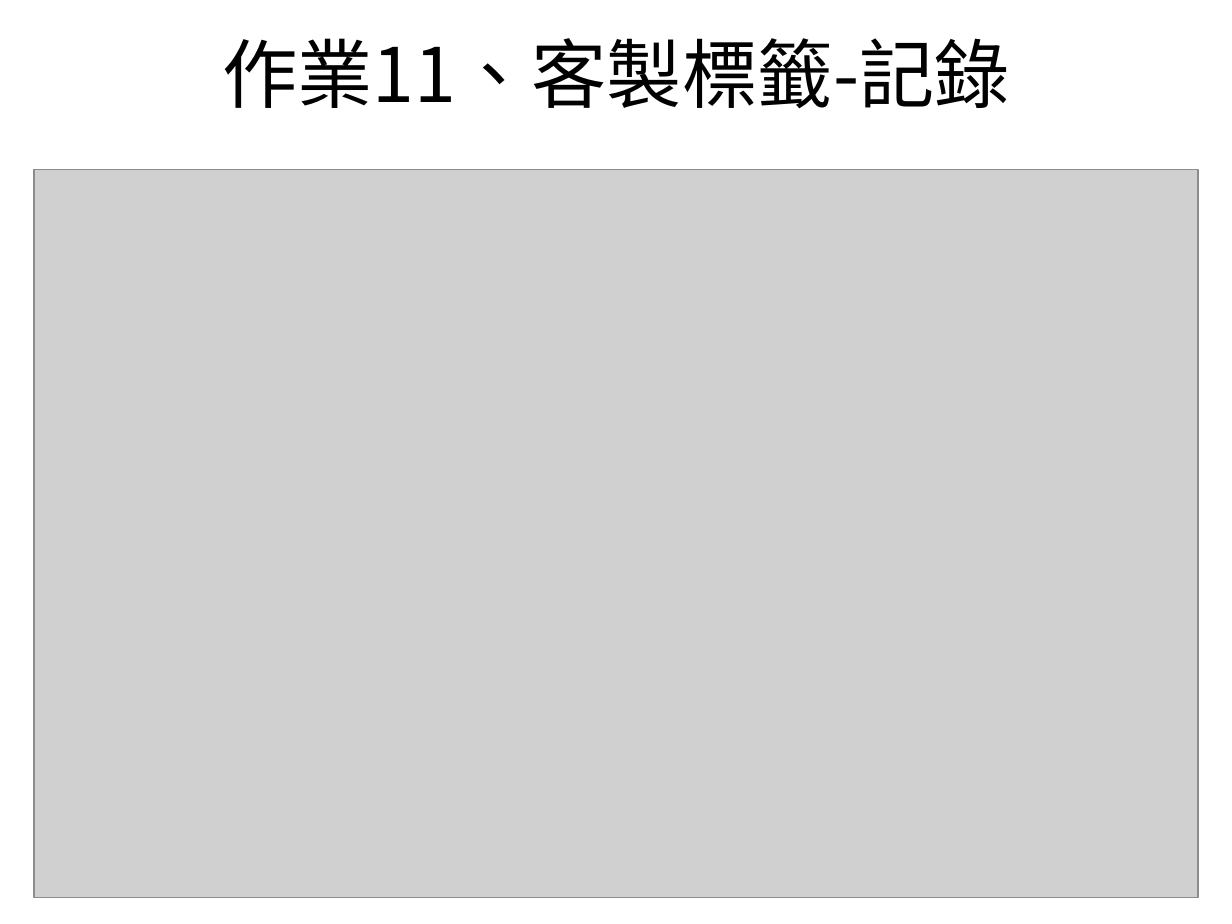
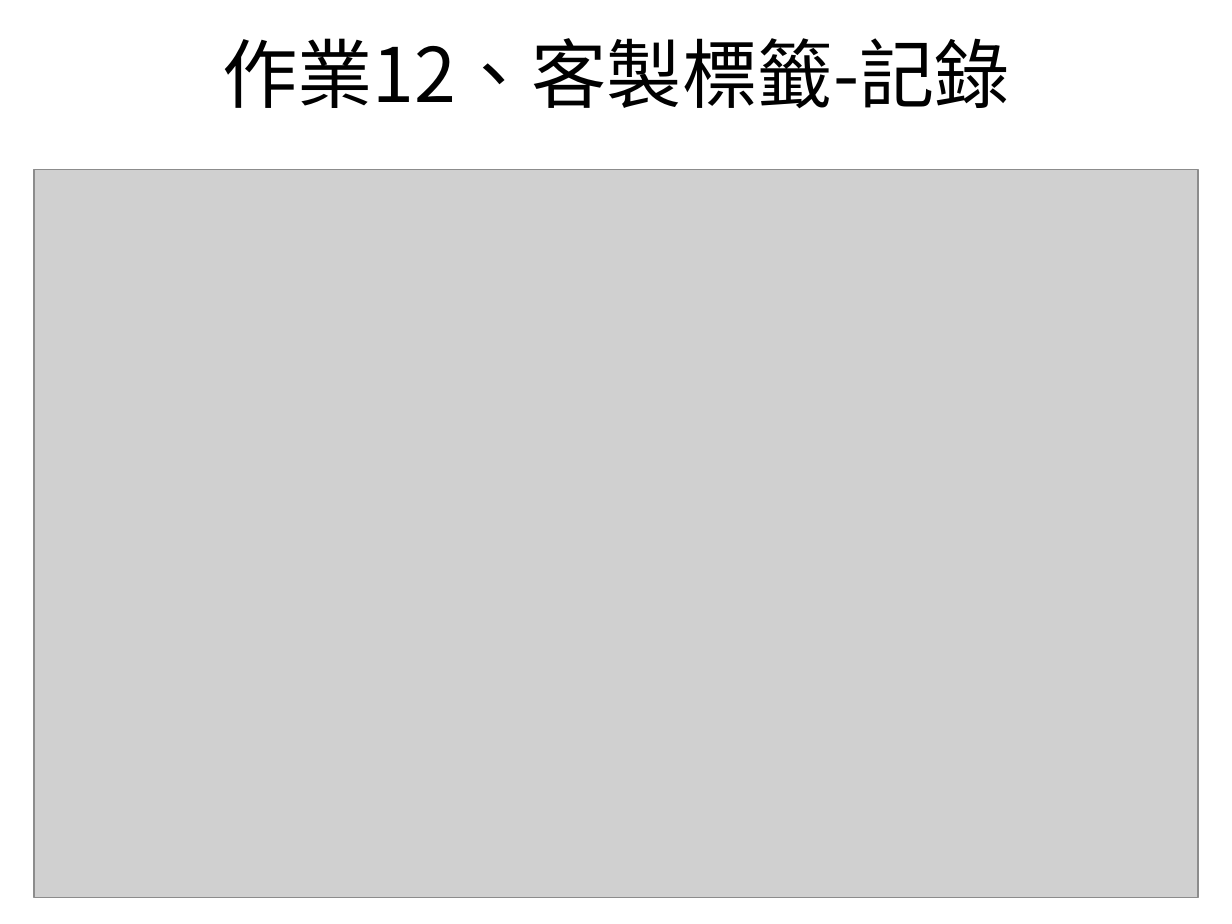
Before and after one commit to bfhaha/bfhaha.github.io, a slide deck: slide 19 of salesforce.ppt. Drawn at 1232x924 pixels with LibreOffice and Linux fonts; fonts in the diff are those of the drawing; grey boxes stand for pictures. Boxes give left, top, right and bottom in pixels: in the first picture for what was removed or moved away, otherwise in the second. Text is boxed around its words. In the diff, an @@ line names an element or a change of style, - is before the commit and + after.

```diff
--- a/salesforce.ppt
+++ b/salesforce.ppt
@@ title at <box>222,38,1010,109</box>: text changed @@
-作業11、客製標籤-記錄
+作業12、客製標籤-記錄
```
Also in this commit, not shown: 14 other slides changed.
